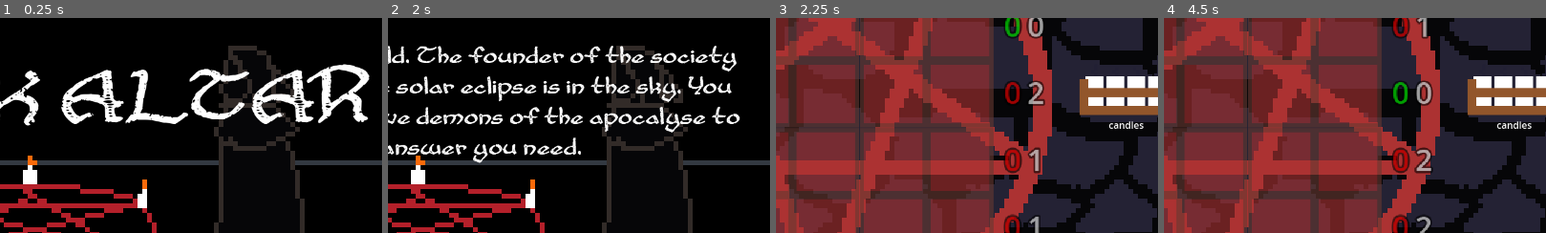
Above: before the commit, frames 1-4 (left to right).
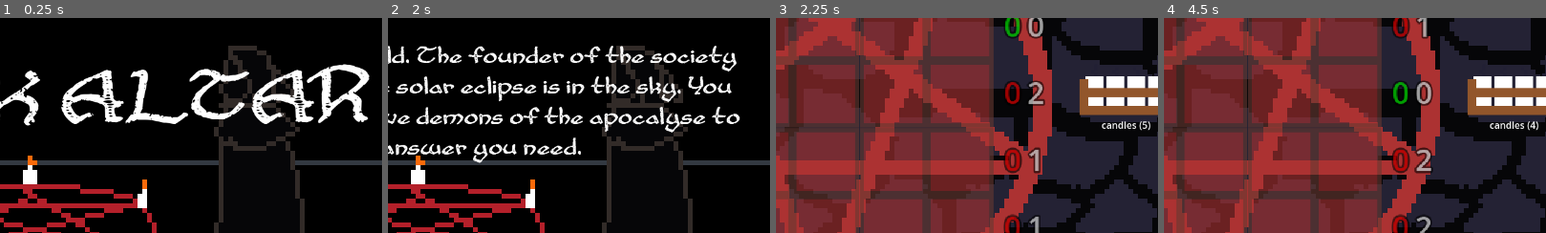
Above: after the commit, the same moments.

Repository: adrientremblay/ld55
Game: Godot game, scene res://scenes/title_screen.tscn
The game is run twice, just before and just after one commit, with the same random seed, the same clock (stepped at 60 frames per second) and the same inputs.
Inputs (mouse positions are % of the whole screen's width and height, from its top left):
- Up to frame 1 (0.25 s): no input
- Up to frame 2 (2 s): tap Enter at 0.5, 1.25 s; move the mouse to (72, 45) at 0.52 s; press the mouse at (72, 45) at 0.53 s; move the mouse to (30, 55) at 1.27 s; release the mouse at (30, 55) at 1.28 s; click (30, 55) at 1.35 s
- Up to frame 3 (2.25 s): tap Enter at 2 s; move the mouse to (60, 28) at 2.02 s; press the mouse at (60, 28) at 2.03 s
- Up to frame 4 (4.5 s): tap Space (skip_level) at 2.75 s; move the mouse to (90, 47) at 2.77 s; release the mouse at (90, 47) at 2.78 s; click (90, 47) at 2.85 s; tap Enter at 3.5, 4.25 s; move the mouse to (80, 65) at 3.52 s; press the mouse at (80, 65) at 3.53 s; move the mouse to (20, 35) at 4.27 s; release the mouse at (20, 35) at 4.28 s; click (20, 35) at 4.35 s
The pictures show only the part of the screen within x 44-94%, y 30-80%; the shares and areas given below are measured in that part.

Frames 1-2 are identical in both runs. In frame 3, 0.3% of the frame differs, in the area x 85-98%, y 48-53%; in frame 4, 0.3%.

Commit message:
Wrote most of code to keep track of offerring counts

Diff:
--- a/scripts/demon.gd
+++ b/scripts/demon.gd
@@ -60,6 +60,7 @@
 				total_skulls += 1
 			elif rng.randf() < candle_density:
 				placed_offering_value = 1
+				total_candles += 1
 
 			rows[i] += placed_offering_value
 			cols[j] += placed_offering_value
--- a/scripts/main.gd
+++ b/scripts/main.gd
@@ -45,7 +45,10 @@
 		$SkullSpawner.visible = true
 
 	$CandleSpawner.total_offerings = demon.required_offerings[0]
+	$CandleSpawner.setLabel()
+
 	$SkullSpawner.total_offerings = demon.required_offerings[1]
+	$CandleSpawner.setLabel()
 
 func _on_object_spawner_altar_check() -> void:
 	if $Altar.check_puzzle_completion():
--- a/scripts/offering_spawner.gd
+++ b/scripts/offering_spawner.gd
@@ -8,6 +8,7 @@
 var candles_texture: Texture2D = load("res://assets/images/candle_crate.png")
 var skulls_texture:Texture2D = load("res://assets/images/pile_of_bones.png")
 var total_offerings = 0
+var offering_name
 
 signal altar_check
 
@@ -16,10 +17,10 @@
 	match type:
 		Offering.OfferingType.CANDLE:
 			$Sprite2D.texture = candles_texture
-			$Label.text = "candles"
+			offering_name = "candles"
 		Offering.OfferingType.SKULL:
 			$Sprite2D.texture = skulls_texture
-			$Label.text = "skulls"
+			offering_name = "skulls"
 
 # Called every frame. 'delta' is the elapsed time since the previous frame.
 func _process(delta: float) -> void:
@@ -34,6 +35,9 @@
 		object_instance.check_if_puzzle_complete.connect(ask_altar_to_check_game_completion)
 		spawn_object.emit(object_instance)
 
+		total_offerings -=1
+		setLabel()
+
 func _on_area_2d_mouse_entered() -> void:
 	can_spawn = true
 	scale = Vector2(1.1,1.1)
@@ -44,3 +48,6 @@
 func _on_area_2d_mouse_exited() -> void:
 	can_spawn = false
 	scale = Vector2(1.0,1.0)
+
+func setLabel():
+	$Label.text = offering_name + " (" + str(total_offerings) + ")"
